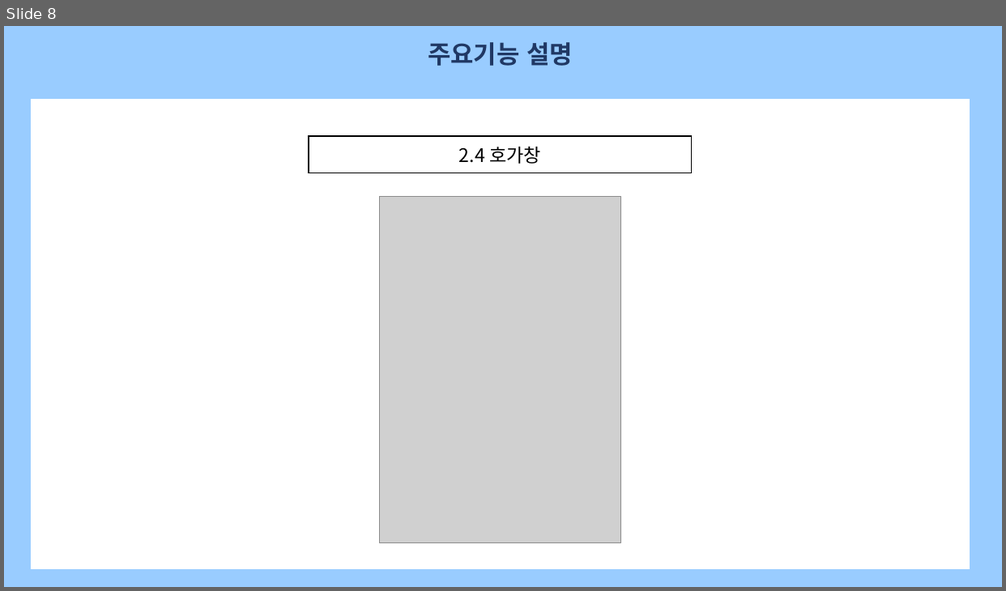
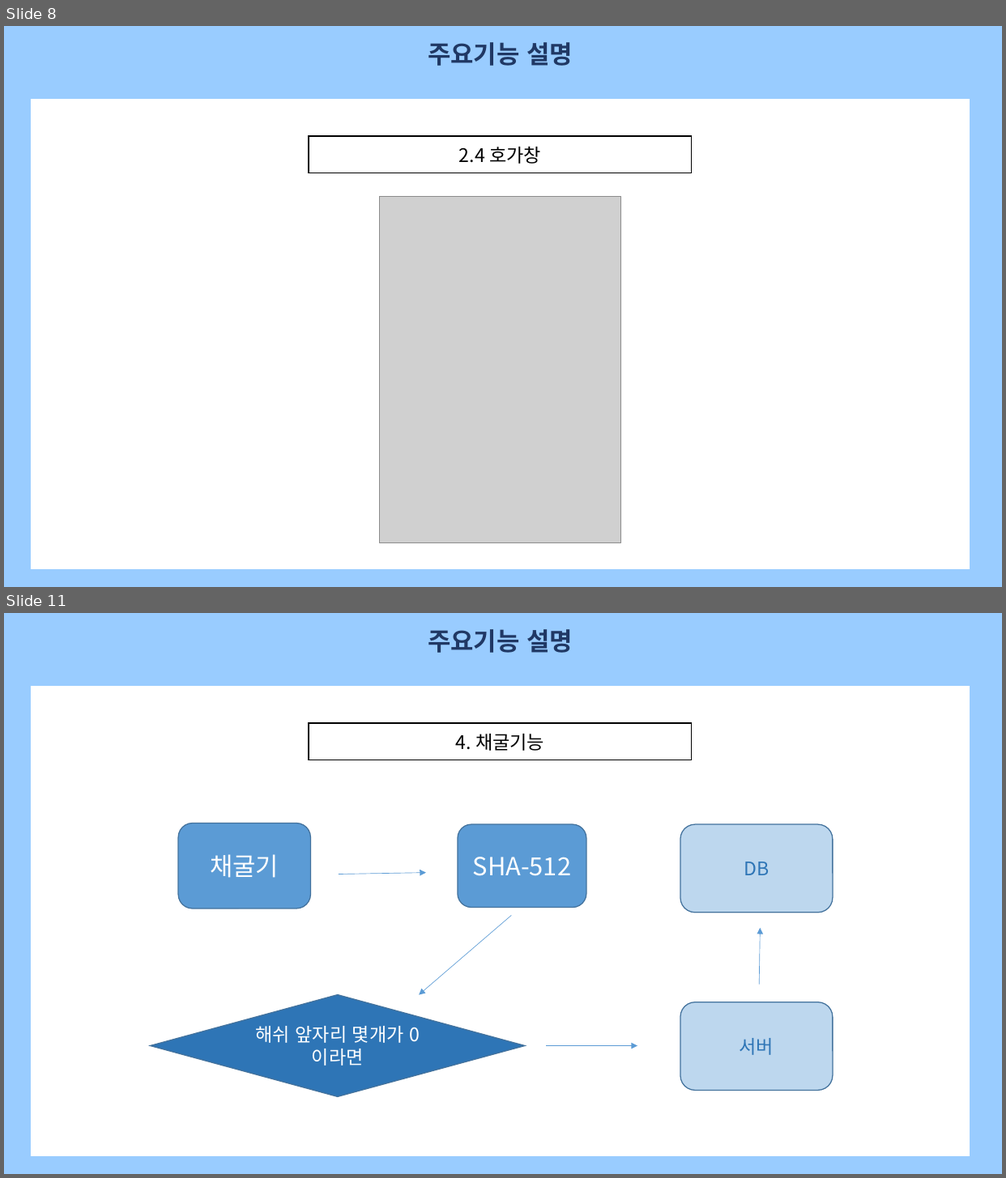
Before and after one commit to JuSeungKyu/ysCoinMarket, a slide deck: 템플릿PPT/YSCOIN_TYPE2.pptx. Shown one above the other, each under a label of ours: slide 8 before the commit, slides 8 and 11 after it; the slides between them are not shown. The pictures are 1006x591 and 1006x1178 pixels, drawn with LibreOffice and Linux fonts; fonts in the diff are those of the drawing; grey boxes stand for pictures. Boxes give left, top, right and bottom in pixels: in the first picture for what was removed or moved away, otherwise in the second. Text is boxed around its words. In the diff, an @@ line names an element or a change of style, - is before the commit and + after.

```diff
--- a/템플릿PPT/YSCOIN_TYPE2.pptx
+++ b/템플릿PPT/YSCOIN_TYPE2.pptx
@@ slide 11 added at (4,613,1002,1174), background #99CCFF @@
@@ text added at (428,629,573,653), 24 pt, text #203864, bold @@
+주요기능 설명
@@ rectangle added at (28,684,972,1159), fill #FFFFFF, outline #99CCFF 3.75 pt @@
@@ rectangle added at (309,723,691,760), fill #FFFFFF, outline #000000 1.25 pt, 18 pt, text #000000 @@
+4. 채굴기능
@@ rounded rectangle added at (178,824,311,909), fill #5B9BD5, outline #43739E 1 pt, 24 pt, text #FFFFFF @@
+채굴기
@@ rounded rectangle added at (458,825,586,908), fill #5B9BD5, outline #43739E 1 pt, 24 pt, text #FFFFFF @@
+SHA-512
@@ rounded rectangle added at (681,825,833,914), fill #BDD7EE, outline #43739E 1 pt, 18 pt, text #2E75B6 @@
+DB
@@ arrow added from (339, 875) to (426, 873), #5B9BD5 0.5 pt @@
@@ arrow added from (512, 915) to (419, 995), #5B9BD5 0.5 pt @@
@@ arrow added from (760, 984) to (760, 928), #5B9BD5 0.5 pt @@
@@ diamond added at (150,995,524,1097), fill #2E75B6, outline #43739E 1 pt, 18 pt, text #FFFFFF @@
+해쉬 앞자리 몇개가 0이라면
@@ rounded rectangle added at (681,1003,833,1091), fill #BDD7EE, outline #43739E 1 pt, 18 pt, text #2E75B6 @@
+서버
@@ arrow added from (546, 1046) to (637, 1046), #5B9BD5 0.5 pt @@
```
Also in this commit, not shown: 1 slide changed, 3 other slides added.
